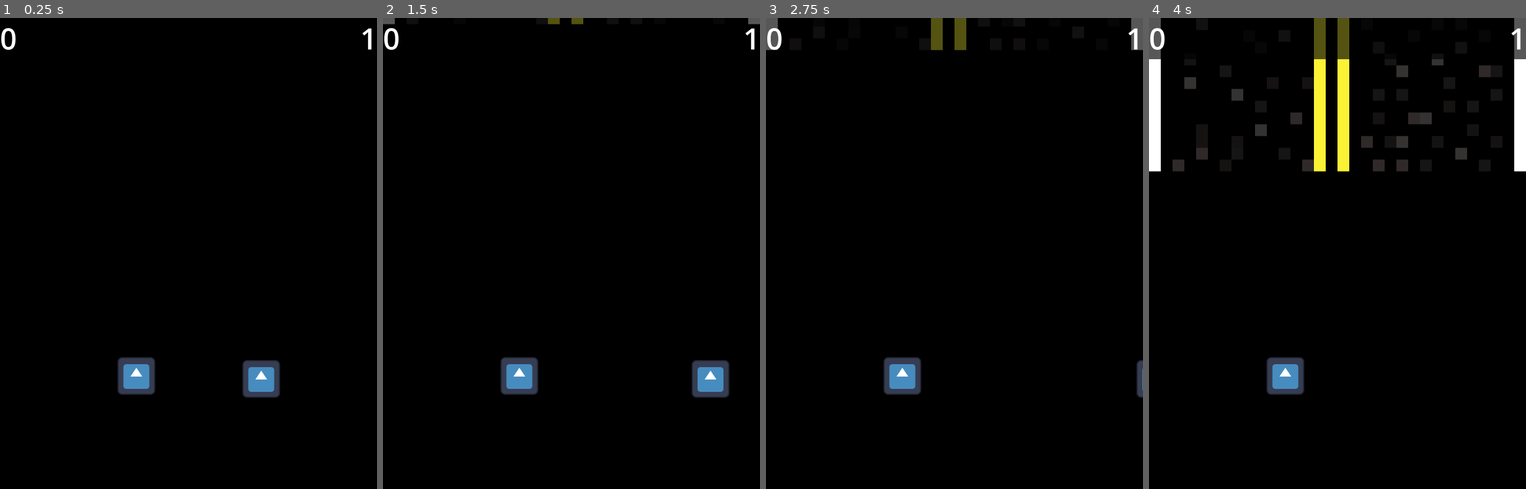
Above: before the commit, frames 1-4 (left to right).
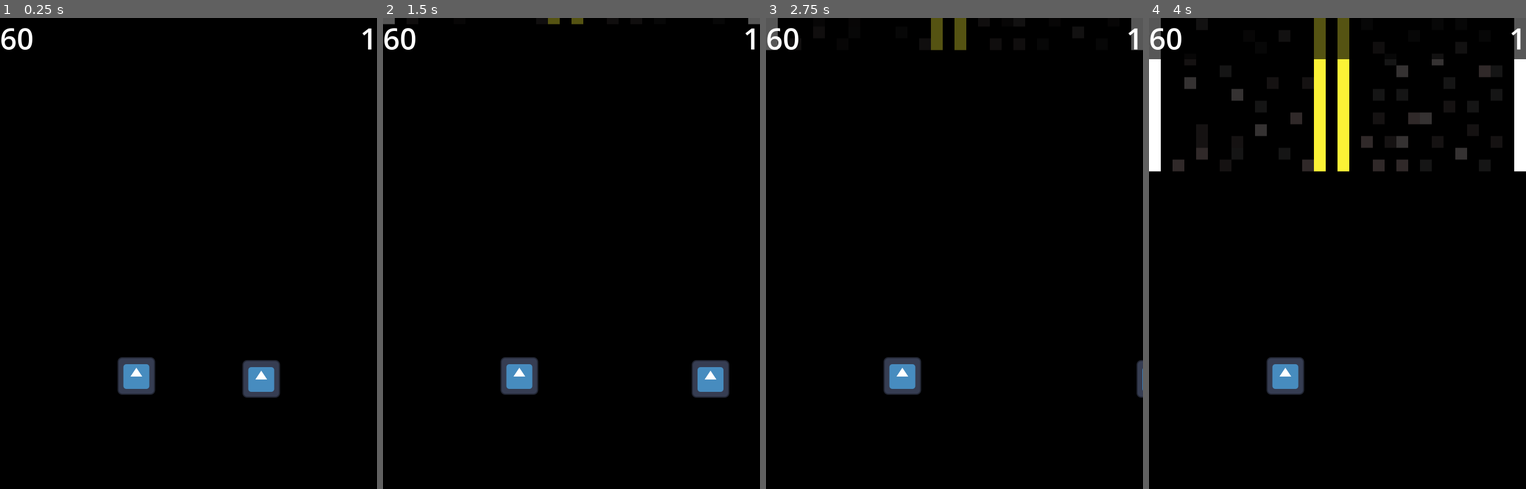
Above: after the commit, the same moments.

Repository: MathiasBenoni/urban-engine
Game: Godot game, scene res://scenes/main.tscn
Same seed, same stepped clock (60 frames per second), same inputs: the game is played once before the commit and once after it. The engine's default icon, where the game draws it, is replaced by a stand-in: a white triangle on a blue panel in a dark square.
Inputs:
- Up to frame 1 (0.25 s): no input
- Up to frame 2 (1.5 s): tap Enter at 0.5 s; hold D (right) 0.53-1.28 s; hold Space (brake) from 1.28 s (still down)
- Up to frame 3 (2.75 s): release Space (brake) at 2.03 s; hold D (right) from 2.03 s (still down)
- Up to frame 4 (4 s): release D (right) at 3.53 s; hold A (left) from 3.53 s (still down)

The runs differ from the first frame. In frame 1, 0.2% of the frame differs, in the area x 0-9%, y 2-7%; in frame 2, 0.2%; in frame 3, 0.2%; in frame 4, 0.2%.

Commit message:
Better pattern generation, now with a custimizable number of 0's between each 1

Diff:
--- a/scripts/main.gd
+++ b/scripts/main.gd
@@ -7,6 +7,7 @@
 var road_list = []
 var roads_made := 0
 var meters_until_stop
+var pattern_lenght = 200
 
 @onready var meters = $viewport/HBoxContainer/meters
 @onready var total = $viewport/HBoxContainer2/total
@@ -14,11 +15,11 @@
 
 func generate_pattern(length) -> Array:
 	var temp_pattern = []
-	var zeros_since_last_one = 20
+	var min_zeros_between_ones = 50  # Variable for spacing requirement
+	var zeros_since_last_one = 0
 
-	for i in range(length - 1):  # Leave room for final 1
-
-		if zeros_since_last_one >= 20:
+	for i in range(length):
+		if zeros_since_last_one >= min_zeros_between_ones:
 			# Randomly decide to place a 1 (30% chance)
 			if randf() > 0.7:
 				temp_pattern.append(1)
@@ -30,16 +31,6 @@
 			# Must place a 0
 			temp_pattern.append(0)
 			zeros_since_last_one += 1
-
-	# Only add final 1 if we have enough zeros
-	if zeros_since_last_one >= 20:
-		temp_pattern.append(1)
-	else:
-		# Fill remaining with zeros to reach the spacing requirement
-		while zeros_since_last_one < 20:
-			temp_pattern.append(0)
-			zeros_since_last_one += 1
-		temp_pattern.append(1)
 
 	print(temp_pattern)
 	return temp_pattern
@@ -58,7 +49,7 @@
 		road.get_node("sprite").play("intersection")
 
 	elif roads_made >= pattern.size():
-		pattern = generate_pattern(100)
+		pattern = generate_pattern(pattern_lenght)
 		roads_made = 0
 	else:
 		road.get_node("sprite").play("default")
@@ -75,7 +66,7 @@
 	var index = roads_made - 2 # Offset for moved camera
 
 	if index >= pattern.size() - 5:  # Generate new pattern 5 roads early
-		pattern = generate_pattern(100)
+		pattern = generate_pattern(pattern_lenght)
 		roads_made = 0
 		index = roads_made - 2
 
@@ -102,7 +93,8 @@
 var previous_meters = -1
 
 func _process(delta: float) -> void:
-# Then your logic:
+
+	# Check for if you have stopped
 	if meters_until_stop != 0 and previous_meters == 0:
 		# Just transitioned away from the stop line
 		if has_passed:
@@ -119,7 +111,6 @@
 		print("Stopped")
 
 	previous_meters = meters_until_stop
-
 
 
 	# Spawn new road when the last one reaches the threshold
